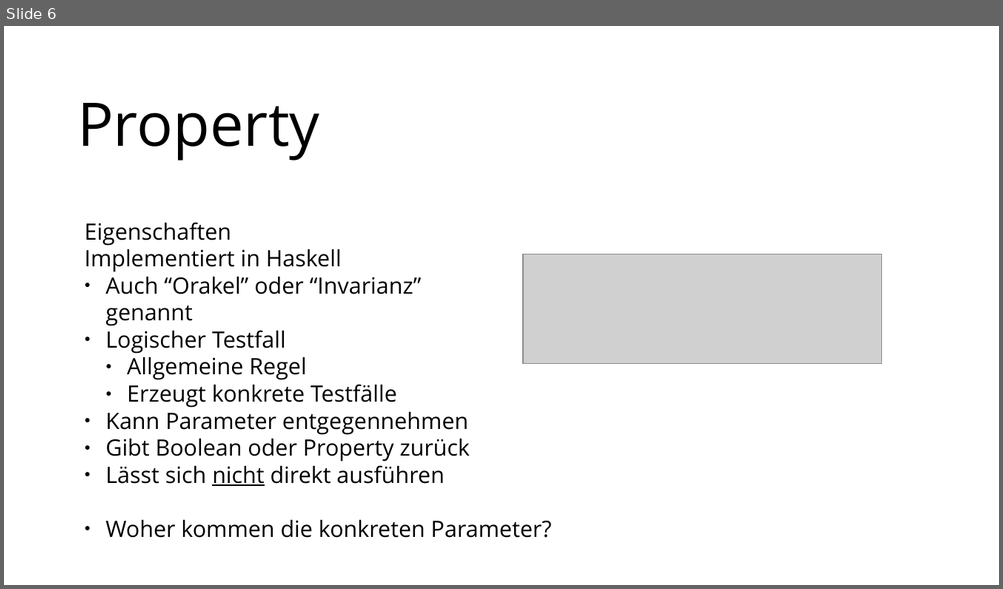
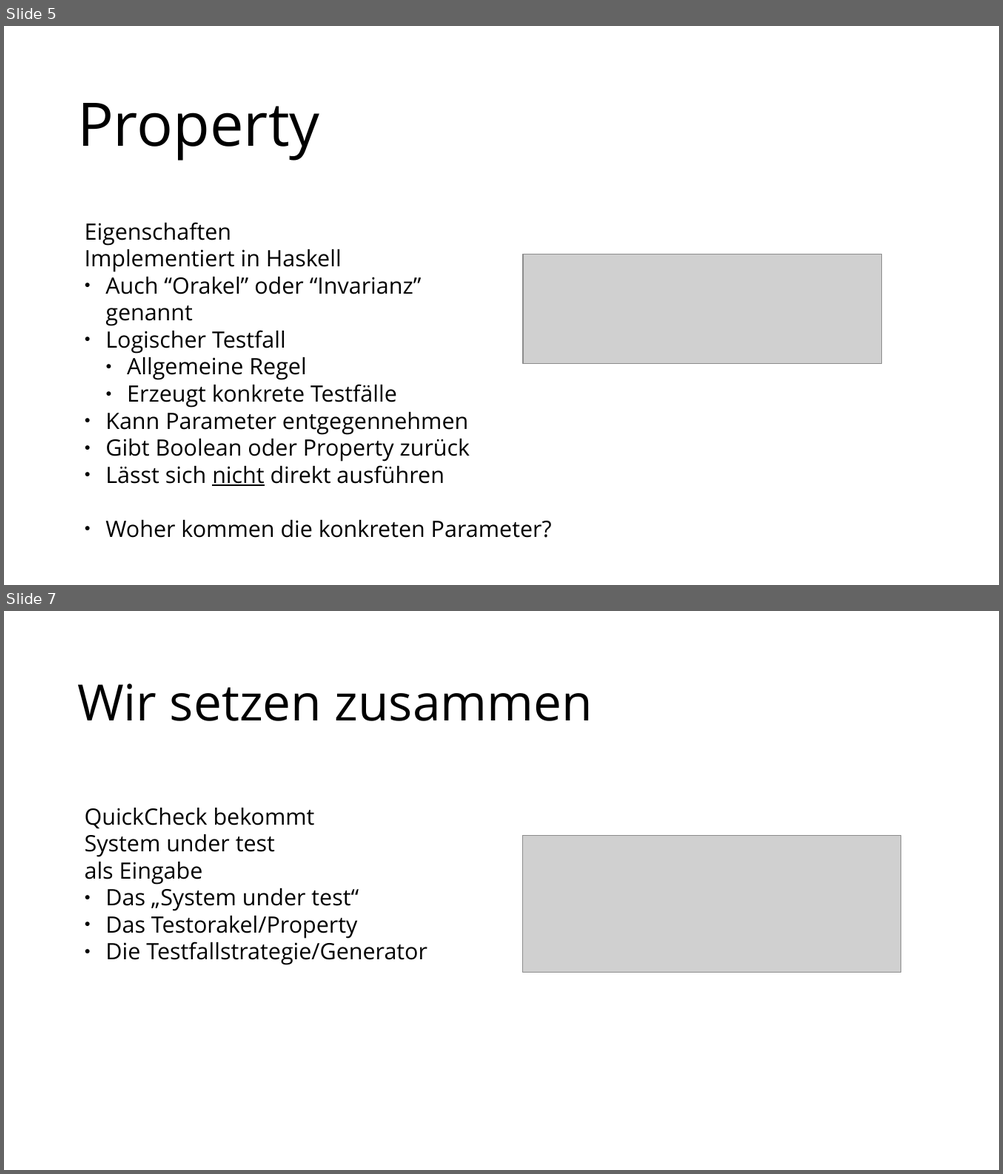
Before and after one commit to MoritzGoeckel/QuickCheck_Experiments, a slide deck: Praesentation.odp. Shown one above the other, each under a label of ours: slide 6 before the commit, slides 5 and 7 after it; the slides between them are not shown. The pictures are 1003x589 and 1003x1174 pixels, drawn with LibreOffice and Linux fonts; fonts in the diff are those of the drawing; grey boxes stand for pictures. Boxes give left, top, right and bottom in pixels: in the first picture for what was removed or moved away, otherwise in the second. Text is boxed around its words. In the diff, an @@ line names an element or a change of style, - is before the commit and + after.

```diff
--- a/Praesentation.odp
+++ b/Praesentation.odp
@@ slide 7 added at <box>4,611,999,1170</box>, background #FFFFFF @@
@@ text added at <box>77,684,592,721</box>, 40 pt, text #000000 @@
+Wir setzen zusammen
@@ text added at <box>85,808,427,965</box>, 18 pt, text #000000 @@
+QuickCheck bekommt System under test
+als Eingabe
+● Das „System under test“
+● Das Testorakel/Property
+● Die Testfallstrategie/Generator
@@ picture added at <box>523,836,901,972</box> @@
@@ what was slide 6 is now slide 5 @@
```
Also in this commit, not shown: 3 slides changed, 3 other slides added, 1 slide removed, 2 other files.
